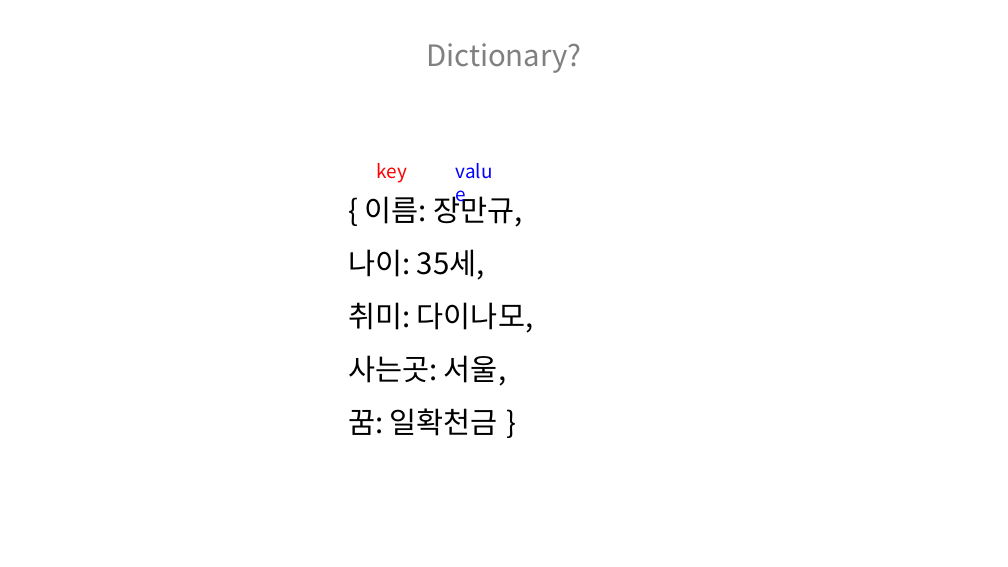
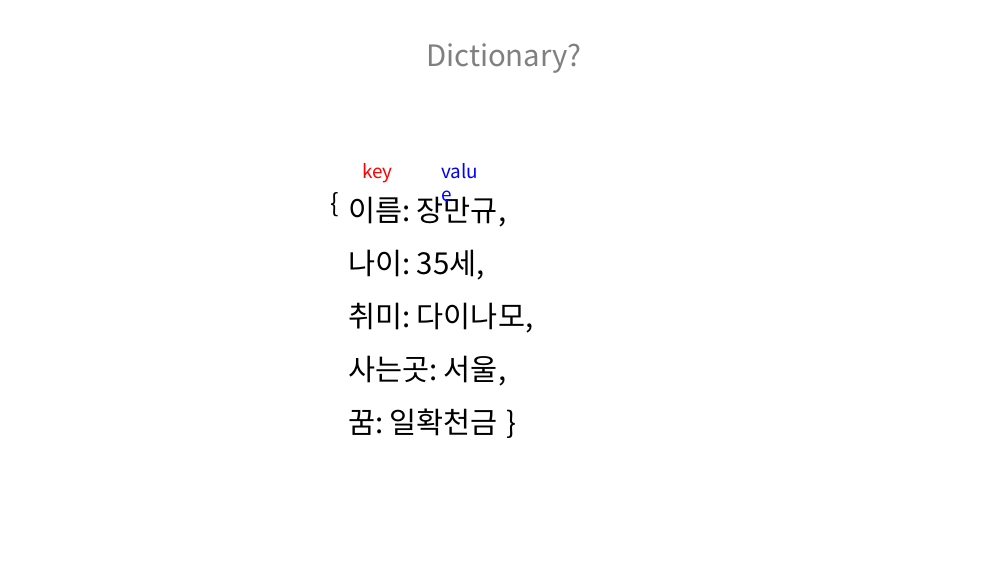
Before and after one commit to hnanmal/mQ, a slide deck: slide 7 of DynamoUserGroup/20221118_부산 세미나 준비/documentum/DynDict활용_발표자료.pptx. Drawn at 1008x567 pixels with LibreOffice and Linux fonts; fonts in the diff are those of the drawing. Boxes give left, top, right and bottom in pixels: in the first picture for what was removed or moved away, otherwise in the second. Text is boxed around its words. In the diff, an @@ line names an element or a change of style, - is before the commit and + after.

```diff
--- a/DynamoUserGroup/20221118_부산 세미나 준비/documentum/DynDict활용_발표자료.pptx
+++ b/DynamoUserGroup/20221118_부산 세미나 준비/documentum/DynDict활용_발표자료.pptx
@@ text "key": place and size @@
-text "key" at [377,163,407,183]
+text "key" at [362,163,392,183]
@@ text "value": place and size @@
-text "value" at [448,156,509,186]
+text "value" at [434,156,495,186]
@@ text added at [323,184,355,222], 24 pt, text #000000 @@
+{
@@ text at [348,192,506,227]: text changed @@
-{ 이름: 장만규,
+이름: 장만규,
```
Also in this commit, not shown: 9 other slides changed, 3 slides added, 2 other files.
